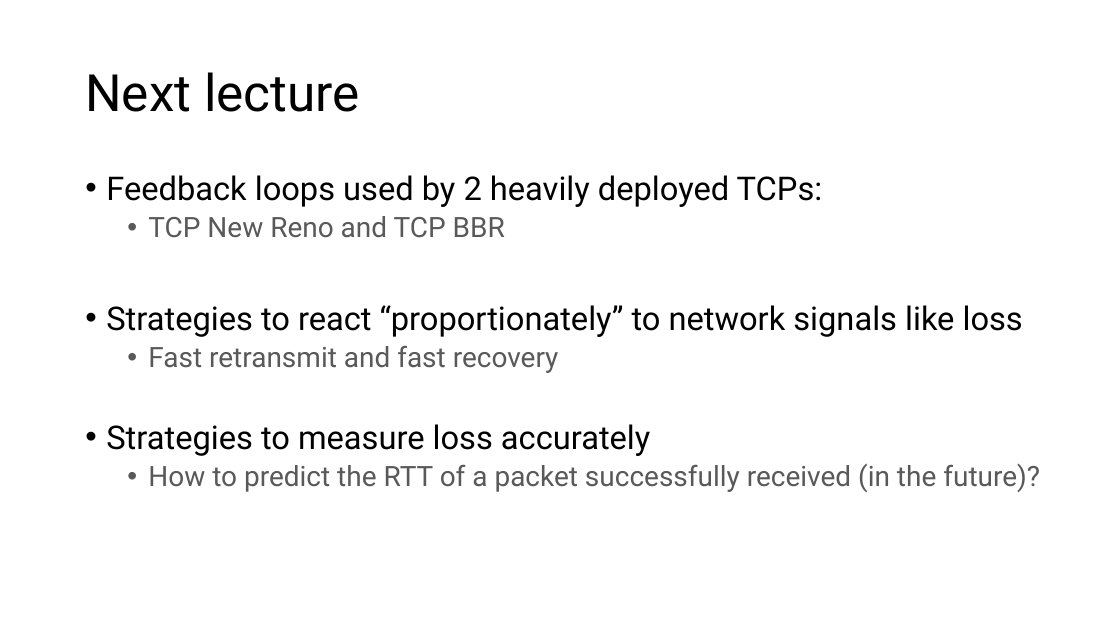
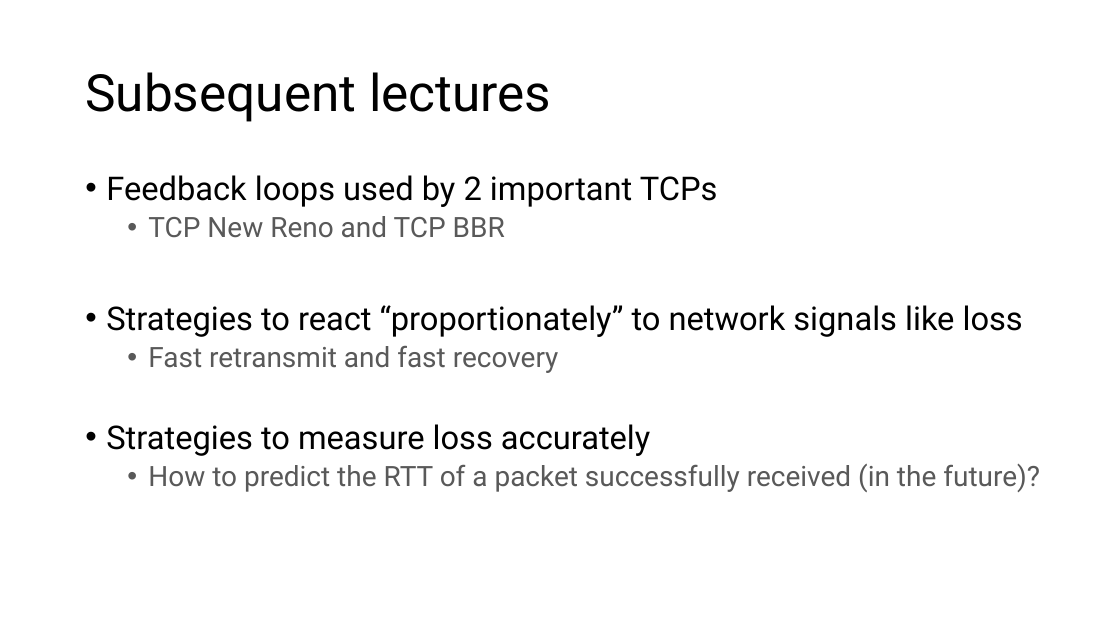
Before and after one commit to ngsrinivas/coursegen, a slide deck: slide 40 of ex/352-S21/staging/352-S21/lectures/transport-tcp-ordering-flow-control-intro-congestion-control.pptx (slide 39 before the commit). Drawn at 1120x630 pixels with LibreOffice and Linux fonts; fonts in the diff are those of the drawing. Boxes give left, top, right and bottom in pixels: in the first picture for what was removed or moved away, otherwise in the second. Text is boxed around its words. In the diff, an @@ line names an element or a change of style, - is before the commit and + after.

```diff
--- a/ex/352-S21/staging/352-S21/lectures/transport-tcp-ordering-flow-control-intro-congestion-control.pptx
+++ b/ex/352-S21/staging/352-S21/lectures/transport-tcp-ordering-flow-control-intro-congestion-control.pptx
@@ title at [85,72,551,122]: text changed @@
-Next lecture
+Subsequent lectures
@@ text at [106,175,718,207]: text changed @@
-• Feedback loops used by 2 heavily deployed TCPs:
+• Feedback loops used by 2 important TCPs
```
Also in this commit, not shown: 5 other slides changed, 1 slide added, 3 other files.
